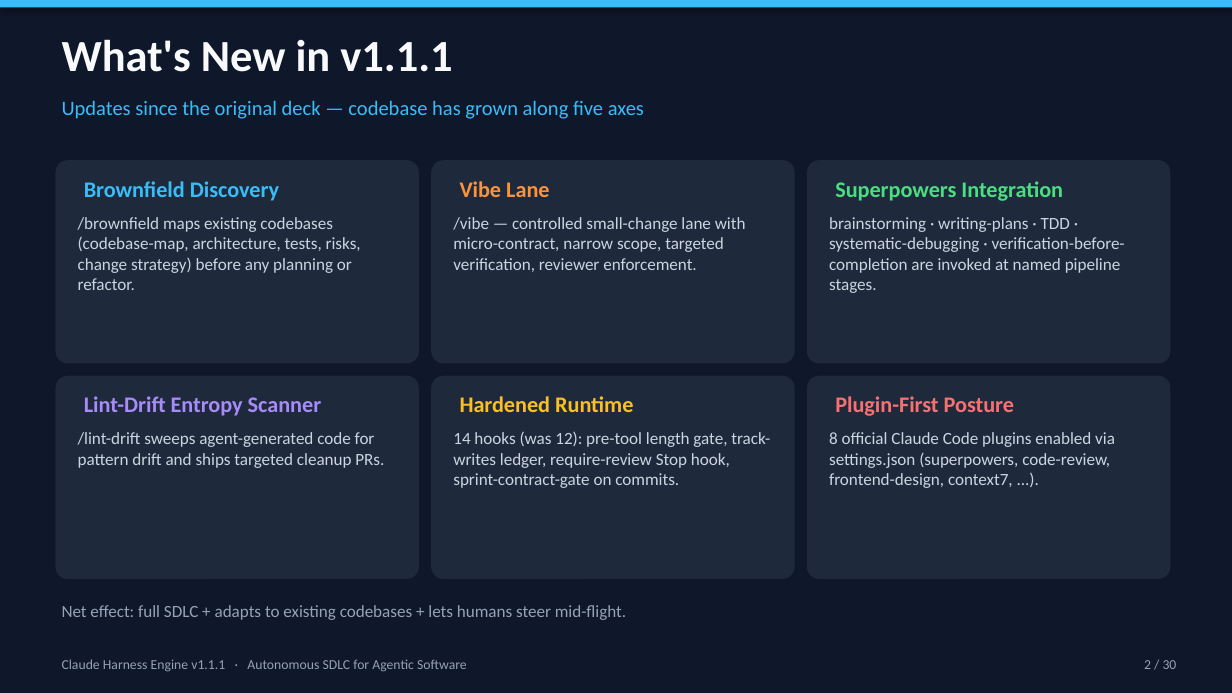
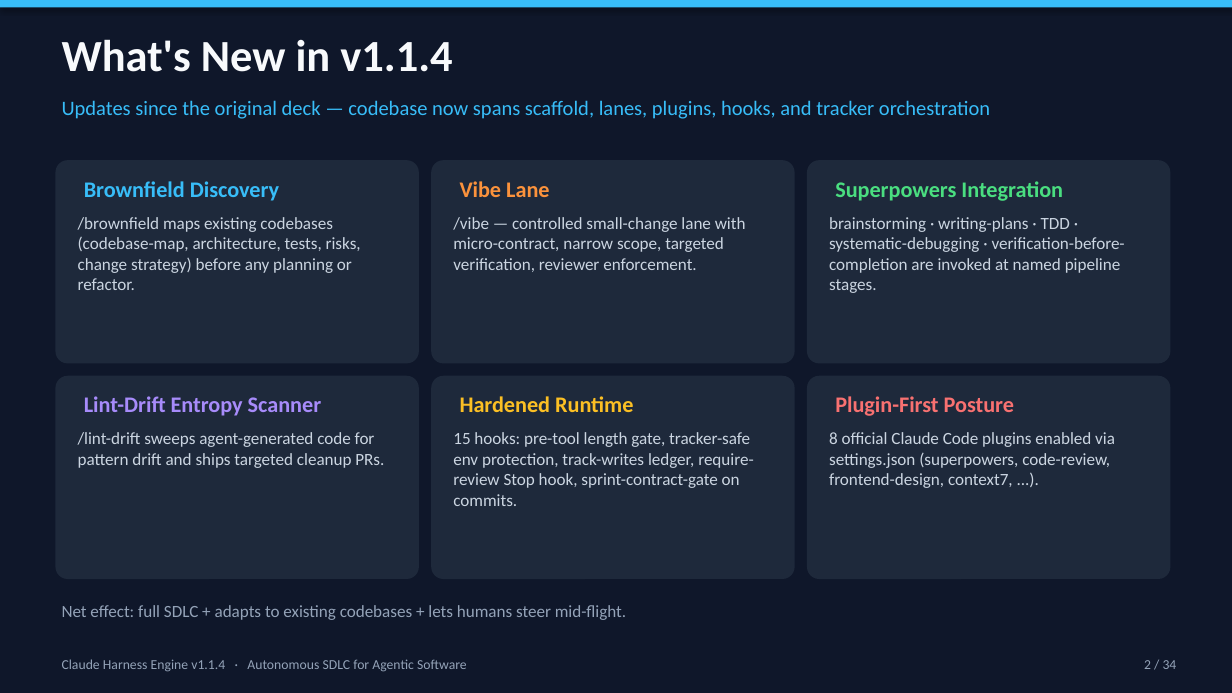
Before and after one commit to cwijayasundara/claude_harness_eng_v6, a slide deck: slide 2 of Claude_Harness_Engine_Design.pptx. Drawn at 1232x693 pixels with LibreOffice and Linux fonts; fonts in the diff are those of the drawing. Boxes give left, top, right and bottom in pixels: in the first picture for what was removed or moved away, otherwise in the second. Text is boxed around its words. In the diff, an @@ line names an element or a change of style, - is before the commit and + after.

Commit message:
docs: add agent factory architecture to deck

```diff
--- a/Claude_Harness_Engine_Design.pptx
+++ b/Claude_Harness_Engine_Design.pptx
@@ text at [62, 39, 452, 72]: text changed @@
-What's New in v1.1.1
+What's New in v1.1.4
@@ text at [62, 100, 990, 119]: text changed @@
-Updates since the original deck — codebase has grown along five axes
+Updates since the original deck — codebase now spans scaffold, lanes, plugins, hooks, and tracker orchestration
@@ text at [453, 432, 753, 506]: text changed @@
-14 hooks (was 12): pre-tool length gate, track-writes ledger, require-review Stop hook, sprint-contract-gate on commits.
+15 hooks: pre-tool length gate, tracker-safe env protection, track-writes ledger, require-review Stop hook, sprint-contract-gate on commits.
@@ text at [62, 659, 467, 672]: text changed @@
-Claude Harness Engine v1.1.1 · Autonomous SDLC for Agentic Software
+Claude Harness Engine v1.1.4 · Autonomous SDLC for Agentic Software
@@ text at [1144, 660, 1177, 669]: text changed @@
-2 / 30
+2 / 34
```
Also in this commit, not shown: 29 other slides changed, 4 slides added.
